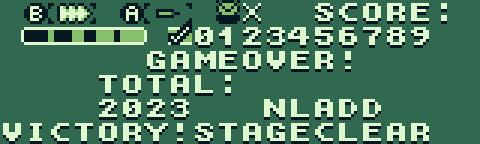
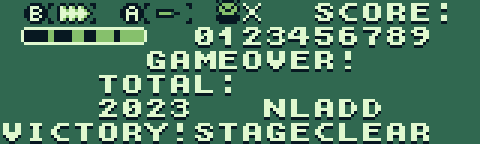
Two versions of the same layered image (480 x 144). Layer-by-layer changes:
hid "MeterCheckmark" over bbox(168, 24, 192, 45)
painted on "Meter" over bbox(168, 27, 192, 45)
